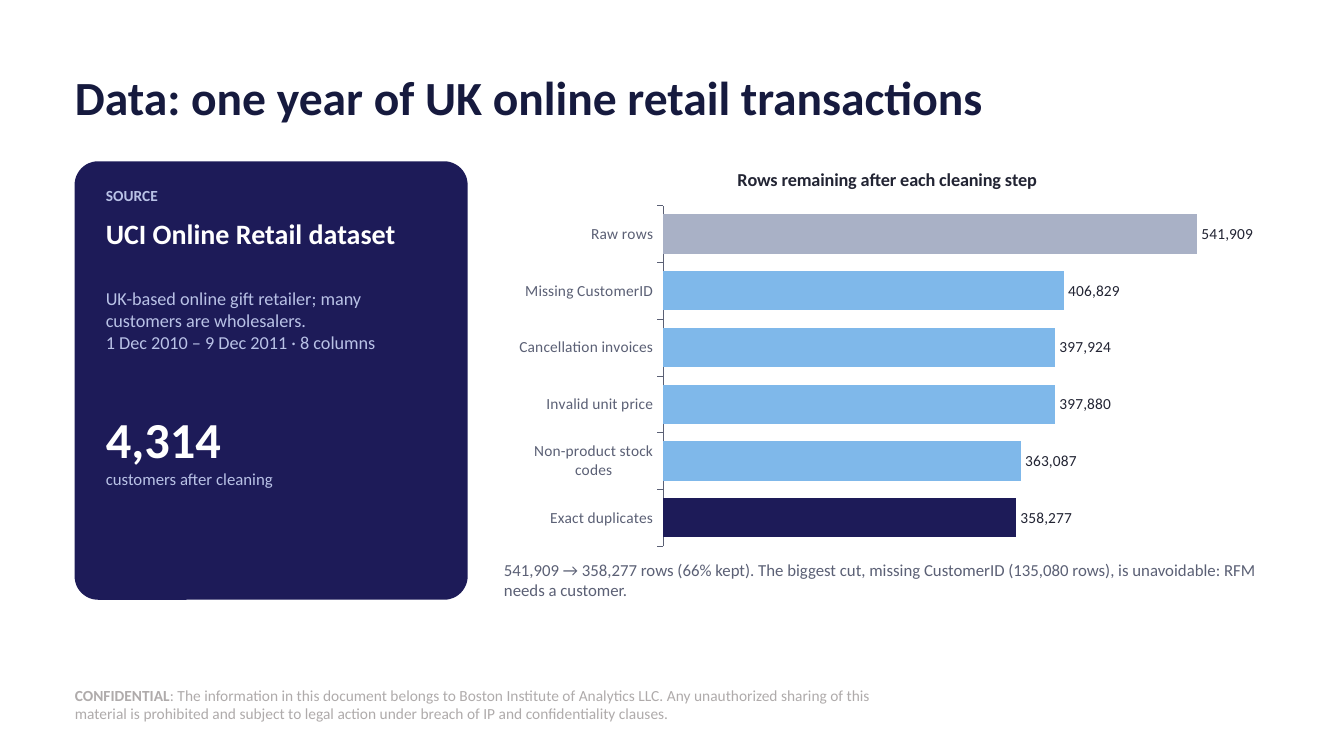
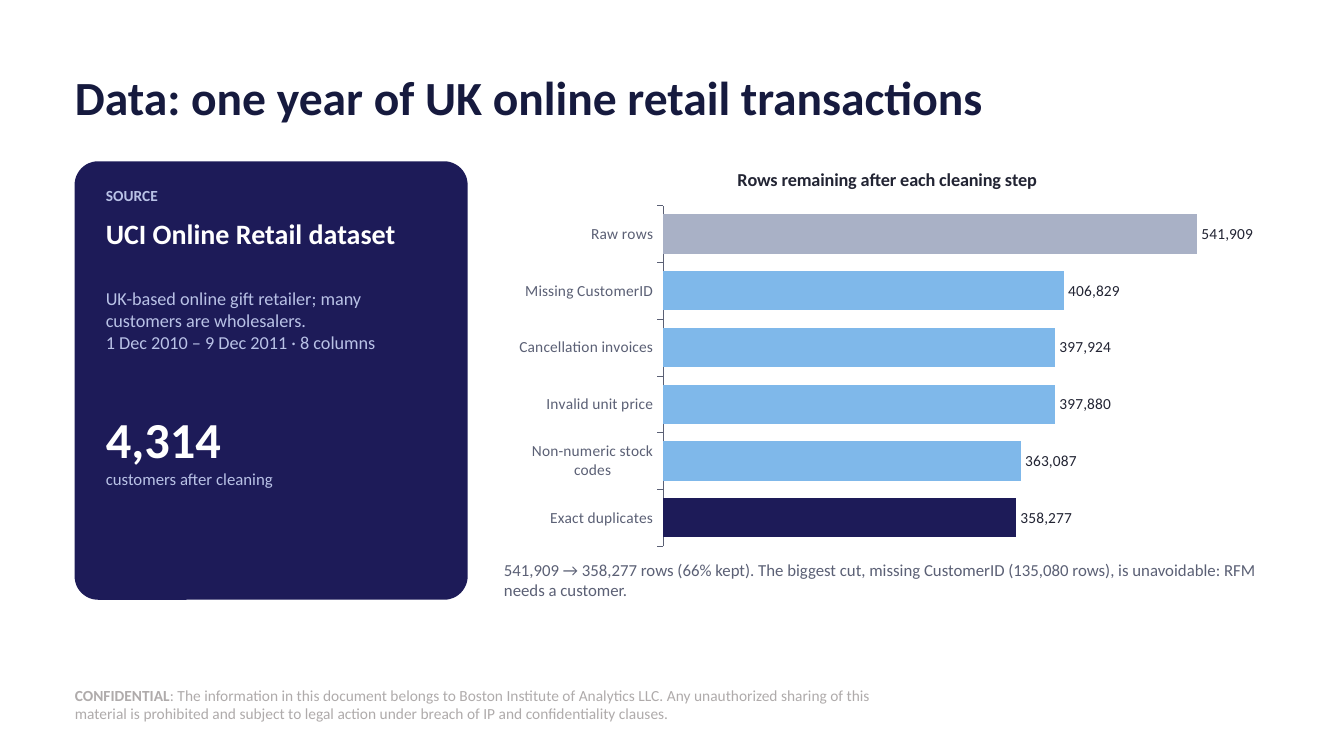
Before and after one commit to Ranaditya/BIA, a slide deck: slide 4 of CapstoneEcommerceSegmentation/reports/Capstone_Ecommerce_Segmentation.pptx. Drawn at 1344x756 pixels with LibreOffice and Linux fonts; fonts in the diff are those of the drawing; background and template pictures are left out. Boxes give left, top, right and bottom in pixels: in the first picture for what was removed or moved away, otherwise in the second. Text is boxed around its words. In the diff, an @@ line names an element or a change of style, - is before the commit and + after.

```diff
--- a/CapstoneEcommerceSegmentation/reports/Capstone_Ecommerce_Segmentation.pptx
+++ b/CapstoneEcommerceSegmentation/reports/Capstone_Ecommerce_Segmentation.pptx
@@ bar chart at (504,151,1270,555) @@
-categories: Raw rows, Missing CustomerID, Cancellation invoices, Invalid unit price, Non-product stock codes, Exact duplicates
+categories: Raw rows, Missing CustomerID, Cancellation invoices, Invalid unit price, Non-numeric stock codes, Exact duplicates
```
Also in this commit, not shown: 1 other slide changed, 5 other files.
